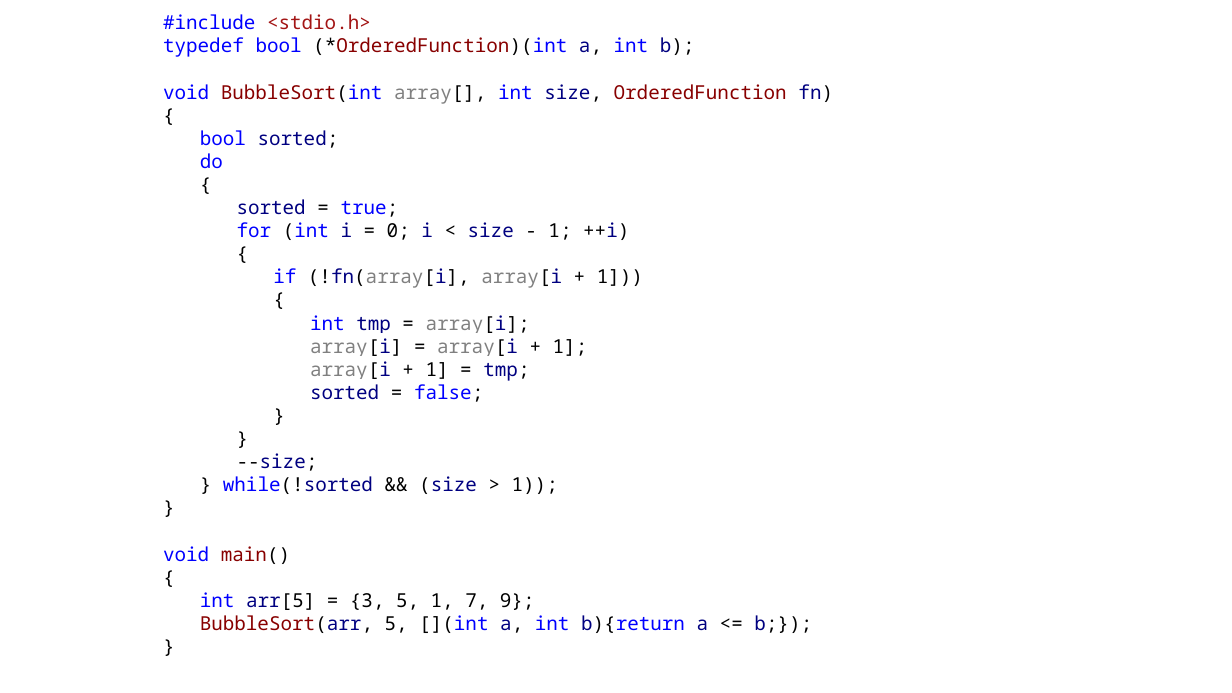
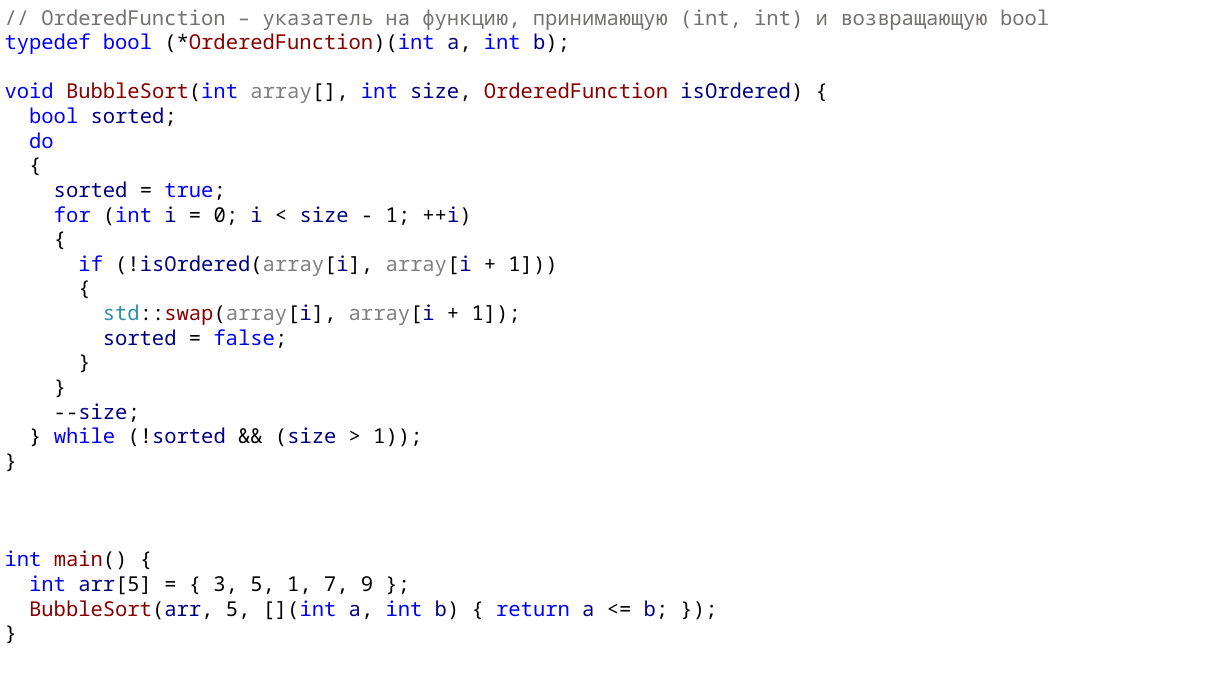
Before and after one commit to alexey-malov/oop, a slide deck: slide 44 of lectures/05/Указатели и динамическая память.pptx. Drawn at 1232x693 pixels with LibreOffice and Linux fonts; fonts in the diff are those of the drawing. Boxes give left, top, right and bottom in pixels: in the first picture for what was removed or moved away, otherwise in the second. Text is boxed around its words. In the diff, an @@ line names an element or a change of style, - is before the commit and + after.

```diff
--- a/lectures/05/Указатели и динамическая память.pptx
+++ b/lectures/05/Указатели и динамическая память.pptx
@@ text "// OrderedFunction – указатель на ...": place and size @@
-text "// OrderedFunction – указатель на ..." at (163, 14, 833, 633)
+text "// OrderedFunction – указатель на ..." at (5, 9, 1049, 620)
@@ text at (41, 9, 1049, 30): text changed; size 15 to 16 pt; text colour #A31515 to #767171 @@
-#include <stdio.h>
+// OrderedFunction – указатель на функцию, принимающую (int, int) и возвращающую bool
@@ text at (5, 33, 570, 422): size 15 to 16 pt, highlight #FFFFFF to none in "typedef bool (*OrderedFunction)(int a, int b);", "bool sorted;", "do", "{" and 10 more places @@
@@ text at (5, 82, 803, 103): text changed; size 15 to 16 pt @@
-void BubbleSort(int array[], int size, OrderedFunction fn)
-{
+void BubbleSort(int array[], int size, OrderedFunction isOrdered) {
@@ text at (78, 255, 557, 276): text changed; size 15 to 16 pt @@
-if (!fn(array[i], array[i + 1]))
+if (!isOrdered(array[i], array[i + 1]))
@@ text at (103, 304, 521, 325): text changed; size 15 to 16 pt; text colour #808080 to #000000 @@
-int tmp = array[i];
-array[i] = array[i + 1];
-array[i + 1] = tmp;
+std::swap(array[i], array[i + 1]);
@@ text at (54, 427, 422, 447): text changed; size 15 to 16 pt @@
-} while(!sorted && (size > 1));
+} while (!sorted && (size > 1));
@@ text at (5, 550, 669, 620): text changed; size 15 to 16 pt @@
-void main()
-{
-int arr[5] = {3, 5, 1, 7, 9};
-BubbleSort(arr, 5, [](int a, int b){return a <= b;});
+int main() {
+int arr[5] = { 3, 5, 1, 7, 9 };
+BubbleSort(arr, 5, [](int a, int b) { return a <= b; });
```
Also in this commit, not shown: 5 other slides changed.
